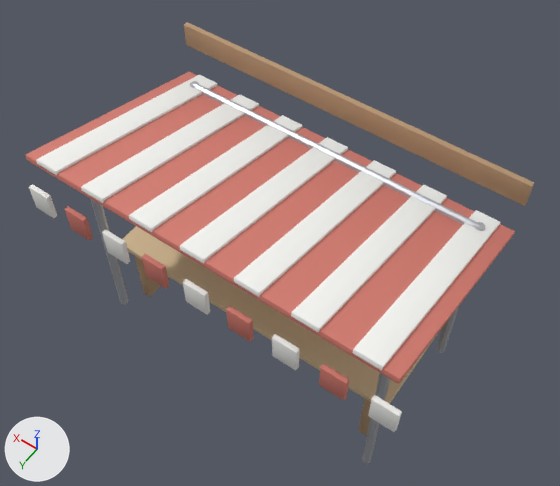
Renders of the glTF model models/th48_marktstand.glb from each side of a commit.
The view is the same before and after, from a camera (50 mm lens) standing at (-2.8, 3.91, 7.68) and looking at (0.03, -0.06, 1.46). The lights are fixed; the arrows at lower left show +X, +Y and +Z. The picture after the commit comes second. Where no turn or scale is listed for an object, it has been applied to the vertices. Vertices at exactly the same position are counted once.
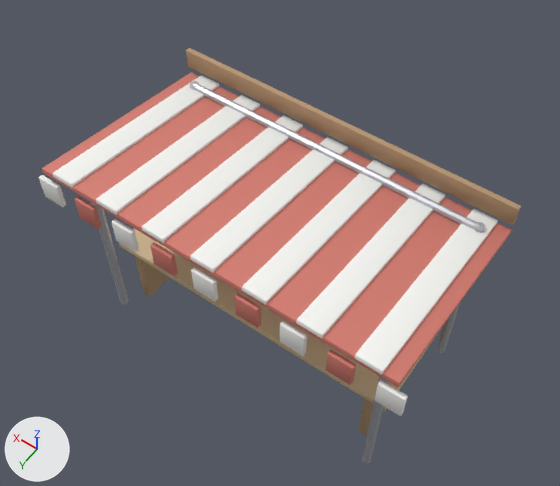
Where the newer file only moved an object's origin or applied its transform, the numbers keep the older frame.

Boxes [x1, y1, x2, y2] around the edits, measured in the pictures (560 x 486 px):
'Cube.008', reshaped
    before: [26, 72, 515, 384]
    after: [42, 72, 512, 387]
'Cube.025', moved
    before: [184, 22, 534, 206]
    after: [186, 48, 521, 225]
'Cube.009', moved, turned, rescaled
    before: [352, 210, 501, 370]
    after: [354, 209, 498, 374]
'Cube.010', moved, turned, rescaled
    before: [291, 185, 447, 332]
    after: [296, 184, 445, 338]
'Cube.011', moved, turned, rescaled
    before: [234, 160, 396, 297]
    after: [242, 160, 395, 305]
'Cube.012', moved, turned, rescaled
    before: [180, 137, 348, 264]
    after: [190, 137, 348, 273]
'Cube.013', moved, turned, rescaled
    before: [129, 115, 302, 232]
    after: [142, 115, 303, 243]
'Cube.014', moved, turned, rescaled
    before: [81, 95, 259, 203]
    after: [96, 95, 260, 215]
'Cube.015', moved, turned, rescaled
    before: [36, 75, 217, 175]
    after: [53, 75, 219, 188]
'Cube.016', moved
    before: [368, 395, 402, 432]
    after: [375, 380, 408, 416]
'Cube.017', moved
    before: [319, 364, 349, 401]
    after: [326, 350, 356, 385]
'Cube.018', moved
    before: [272, 334, 300, 370]
    after: [280, 321, 307, 356]
'Cube.019', moved
    before: [226, 306, 254, 342]
    after: [234, 293, 261, 328]
'Cube.020', moved
    before: [183, 279, 210, 315]
    after: [191, 267, 218, 301]
'Cube.021', moved
    before: [141, 254, 169, 289]
    after: [150, 242, 178, 276]
'Cube.022', moved
    before: [102, 229, 130, 264]
    after: [111, 219, 139, 252]
'Cube.023', moved
    before: [65, 206, 93, 241]
    after: [74, 196, 102, 229]
'Cube.024', moved
    before: [29, 184, 57, 218]
    after: [39, 175, 66, 207]

The change, as a diff of the scene's bpy script:
```diff
--- a/models/th48_marktstand.glb.py
+++ b/models/th48_marktstand.glb.py
@@ me_cube_008 @@
-me_cube_008.from_pydata(...)  # 56 vertices, 108 faces; spans x -1.95..1.95, y -1.12..1.12, z -0.3..0.3
+me_cube_008.from_pydata(...)  # 56 vertices, 108 faces; spans x -1.92..1.92, y -1.12..1.02, z -0.3..0.06
+# me_cube_008 part 1: the whole mesh is multiplied about its middle by the matrix ((0.985, 0.0, 0.0), (0.0, 0.936, 0.085), (0.0, -0.108, 0.993)), then moved by (0.0, -0.05, -0.12)
 me_cube_008.materials.append(mat_mkrot)
@@ me_cube_009 @@
-me_cube_009.from_pydata(...)  # 56 vertices, 108 faces; spans x -0.13..0.13, y -1.12..1.12, z -0.3..0.3
+me_cube_009.from_pydata(...)  # 56 vertices, 108 faces; spans x -0.1..0.15, y -1.12..1.02, z -0.29..0.05
+# me_cube_009 part 2: the whole mesh is turned -5.7 degrees about the x axis through its middle and scaled by 0.939, then moved by (0.03, -0.05, -0.12)
 me_cube_009.materials.append(mat_mkweiss)
@@ me_cube_010 @@
-me_cube_010.from_pydata(...)  # 56 vertices, 108 faces; spans x -0.13..0.13, y -1.12..1.12, z -0.3..0.3
+me_cube_010.from_pydata(...)  # 56 vertices, 108 faces; spans x -0.11..0.14, y -1.12..1.02, z -0.29..0.05
+# me_cube_010 part 3: the whole mesh is turned -5.7 degrees about the x axis through its middle and scaled by 0.939, then moved by (0.02, -0.05, -0.12)
 me_cube_010.materials.append(mat_mkweiss)
@@ me_cube_011 @@
-me_cube_011.from_pydata(...)  # 56 vertices, 108 faces; spans x -0.13..0.13, y -1.12..1.12, z -0.3..0.3
+me_cube_011.from_pydata(...)  # 56 vertices, 108 faces; spans x -0.12..0.13, y -1.12..1.02, z -0.29..0.05
+# me_cube_011 part 4: the whole mesh is turned -5.7 degrees about the x axis through its middle and scaled by 0.939, then moved by (0.01, -0.05, -0.12)
 me_cube_011.materials.append(mat_mkweiss)
@@ me_cube_012 @@
-me_cube_012.from_pydata(...)  # 56 vertices, 108 faces; spans x -0.13..0.13, y -1.12..1.12, z -0.3..0.3
+me_cube_012.from_pydata(...)  # 56 vertices, 108 faces; spans x -0.13..0.13, y -1.12..1.02, z -0.29..0.05
+# me_cube_012 part 5: the whole mesh is turned -5.7 degrees about the x axis through its middle and scaled by 0.939, then moved by (0.0, -0.05, -0.12)
 me_cube_012.materials.append(mat_mkweiss)
@@ me_cube_013 @@
-me_cube_013.from_pydata(...)  # 56 vertices, 108 faces; spans x -0.13..0.13, y -1.12..1.12, z -0.3..0.3
+me_cube_013.from_pydata(...)  # 56 vertices, 108 faces; spans x -0.13..0.12, y -1.12..1.02, z -0.29..0.05
+# me_cube_013 part 6: the whole mesh is turned -5.7 degrees about the x axis through its middle and scaled by 0.939, then moved by (-0.01, -0.05, -0.12)
 me_cube_013.materials.append(mat_mkweiss)
@@ me_cube_014 @@
-me_cube_014.from_pydata(...)  # 56 vertices, 108 faces; spans x -0.13..0.13, y -1.12..1.12, z -0.3..0.3
+me_cube_014.from_pydata(...)  # 56 vertices, 108 faces; spans x -0.14..0.11, y -1.12..1.02, z -0.29..0.05
+# me_cube_014 part 7: the whole mesh is turned -5.7 degrees about the x axis through its middle and scaled by 0.939, then moved by (-0.02, -0.05, -0.12)
 me_cube_014.materials.append(mat_mkweiss)
@@ me_cube_015 @@
-me_cube_015.from_pydata(...)  # 56 vertices, 108 faces; spans x -0.13..0.13, y -1.12..1.12, z -0.3..0.3
+me_cube_015.from_pydata(...)  # 56 vertices, 108 faces; spans x -0.15..0.1, y -1.12..1.02, z -0.29..0.05
+# me_cube_015 part 8: the whole mesh is turned -5.7 degrees about the x axis through its middle and scaled by 0.939, then moved by (-0.03, -0.05, -0.12)
 me_cube_015.materials.append(mat_mkweiss)
@@ ob_cube_016 @@
 ob_cube_016 = bpy.data.objects.new('Cube.016', me_cube_016)
-ob_cube_016.location = (-1.9, 1.23, 2.05)
+ob_cube_016.location = (-1.88, 1.11, 2.1)
@@ ob_cube_017 @@
 ob_cube_017 = bpy.data.objects.new('Cube.017', me_cube_017)
-ob_cube_017.location = (-1.425, 1.23, 2.05)
+ob_cube_017.location = (-1.41, 1.11, 2.1)
@@ ob_cube_018 @@
 ob_cube_018 = bpy.data.objects.new('Cube.018', me_cube_018)
-ob_cube_018.location = (-0.95, 1.23, 2.05)
+ob_cube_018.location = (-0.94, 1.11, 2.1)
@@ ob_cube_019 @@
 ob_cube_019 = bpy.data.objects.new('Cube.019', me_cube_019)
-ob_cube_019.location = (-0.475, 1.23, 2.05)
+ob_cube_019.location = (-0.47, 1.11, 2.1)
@@ ob_cube_020 @@
 ob_cube_020 = bpy.data.objects.new('Cube.020', me_cube_020)
-ob_cube_020.location = (0.0, 1.23, 2.05)
+ob_cube_020.location = (0.0, 1.11, 2.1)
@@ ob_cube_021 @@
 ob_cube_021 = bpy.data.objects.new('Cube.021', me_cube_021)
-ob_cube_021.location = (0.475, 1.23, 2.05)
+ob_cube_021.location = (0.47, 1.11, 2.1)
@@ ob_cube_022 @@
 ob_cube_022 = bpy.data.objects.new('Cube.022', me_cube_022)
-ob_cube_022.location = (0.95, 1.23, 2.05)
+ob_cube_022.location = (0.94, 1.11, 2.1)
@@ ob_cube_023 @@
 ob_cube_023 = bpy.data.objects.new('Cube.023', me_cube_023)
-ob_cube_023.location = (1.425, 1.23, 2.05)
+ob_cube_023.location = (1.41, 1.11, 2.1)
@@ ob_cube_024 @@
 ob_cube_024 = bpy.data.objects.new('Cube.024', me_cube_024)
-ob_cube_024.location = (1.9, 1.23, 2.05)
+ob_cube_024.location = (1.88, 1.11, 2.1)
@@ ob_cube_025 @@
 ob_cube_025 = bpy.data.objects.new('Cube.025', me_cube_025)
-ob_cube_025.location = (0.0, -1.05, 2.58)
+ob_cube_025.location = (0.0, -1.01, 2.31)
```
